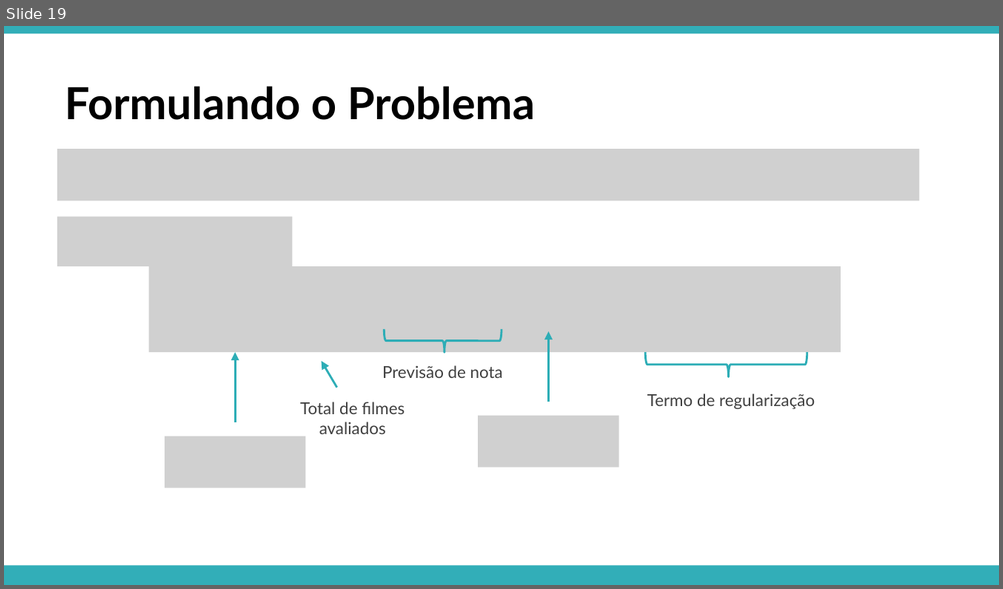
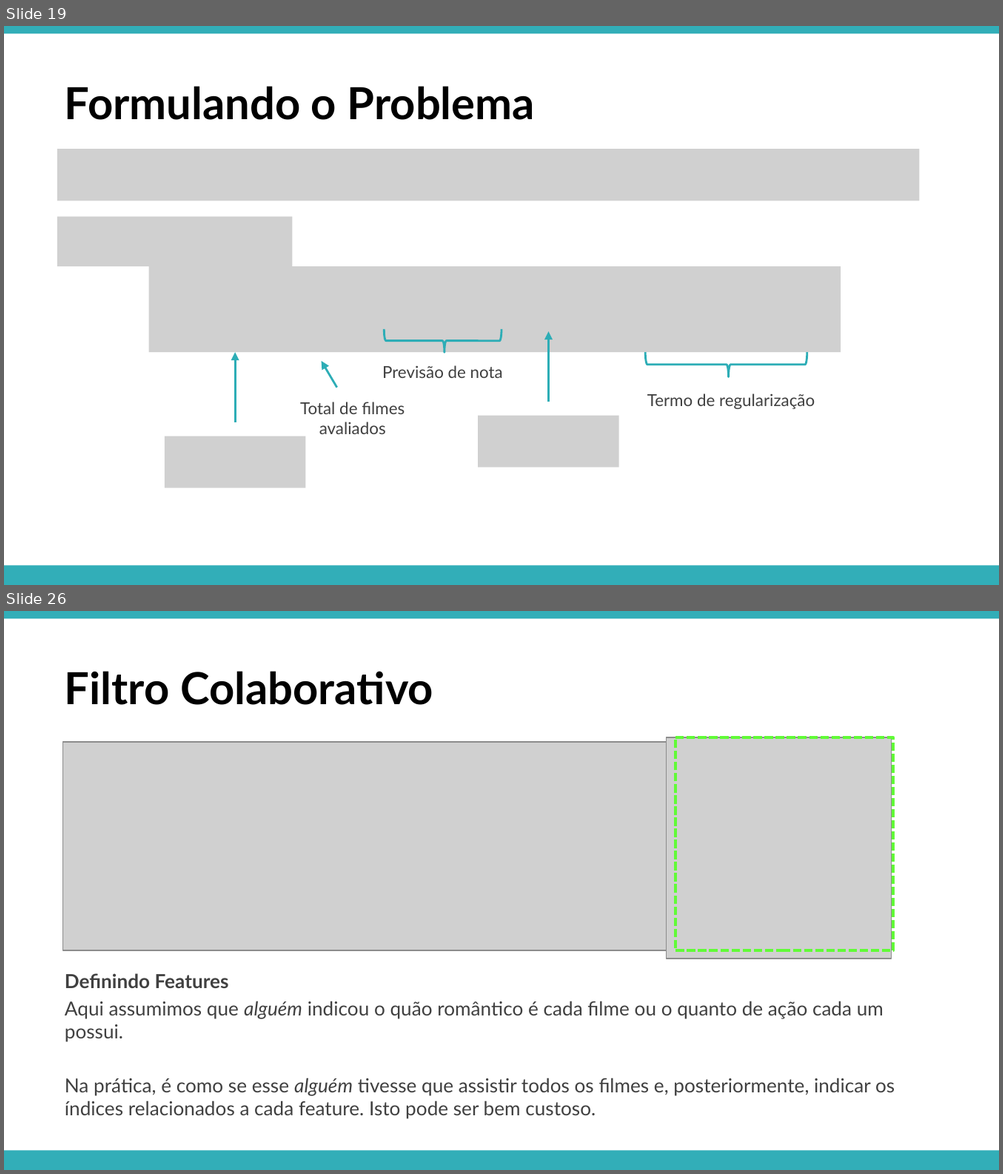
Before and after one commit to APILASTRI/coursera-stanford, a slide deck: machine-learning/notations/semana-9/presentation/15-recommender-systems.pptx. Shown one above the other, each under a label of ours: slide 19 before the commit, slides 19 and 26 after it; the slides between them are not shown. The pictures are 1003x589 and 1003x1174 pixels, drawn with LibreOffice and Linux fonts; fonts in the diff are those of the drawing; grey boxes stand for pictures. Boxes give left, top, right and bottom in pixels: in the first picture for what was removed or moved away, otherwise in the second. Text is boxed around its words. In the diff, an @@ line names an element or a change of style, - is before the commit and + after.

```diff
--- a/machine-learning/notations/semana-9/presentation/15-recommender-systems.pptx
+++ b/machine-learning/notations/semana-9/presentation/15-recommender-systems.pptx
@@ slide 26 added at box(4, 611, 999, 1170), background #FFFFFF; not listed: 2 template elements that a slide beside it also shows @@
@@ text added at box(65, 671, 433, 705), 32 pt, text #000000, bold @@
+Filtro Colaborativo
@@ picture added at box(62, 742, 669, 951) @@
@@ picture added at box(666, 738, 891, 958) @@
@@ rectangle added at box(675, 738, 893, 950), outline #61FB37 2 pt dashed @@
@@ text added at box(65, 974, 894, 1119), 14 pt, text #404040 @@
+Definindo Features
+Aqui assumimos que alguém indicou o quão romântico é cada filme ou o quanto de ação cada um possui.
+Na prática, é como se esse alguém tivesse que assistir todos os filmes e, posteriormente, indicar os índices relacionados a cada feature. Isto pode ser bem custoso.
```
Also in this commit, not shown: 22 other slides added.
